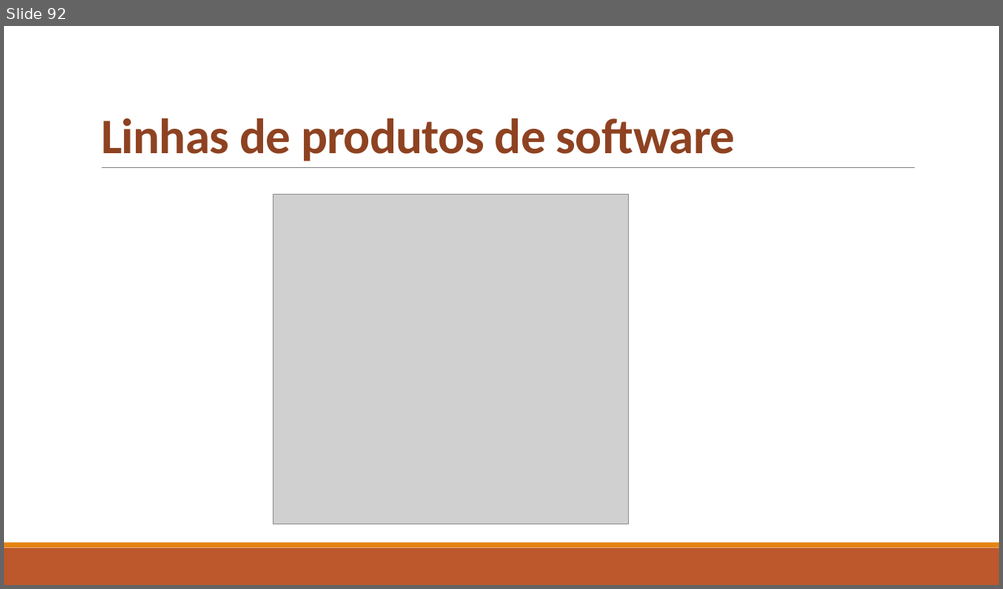
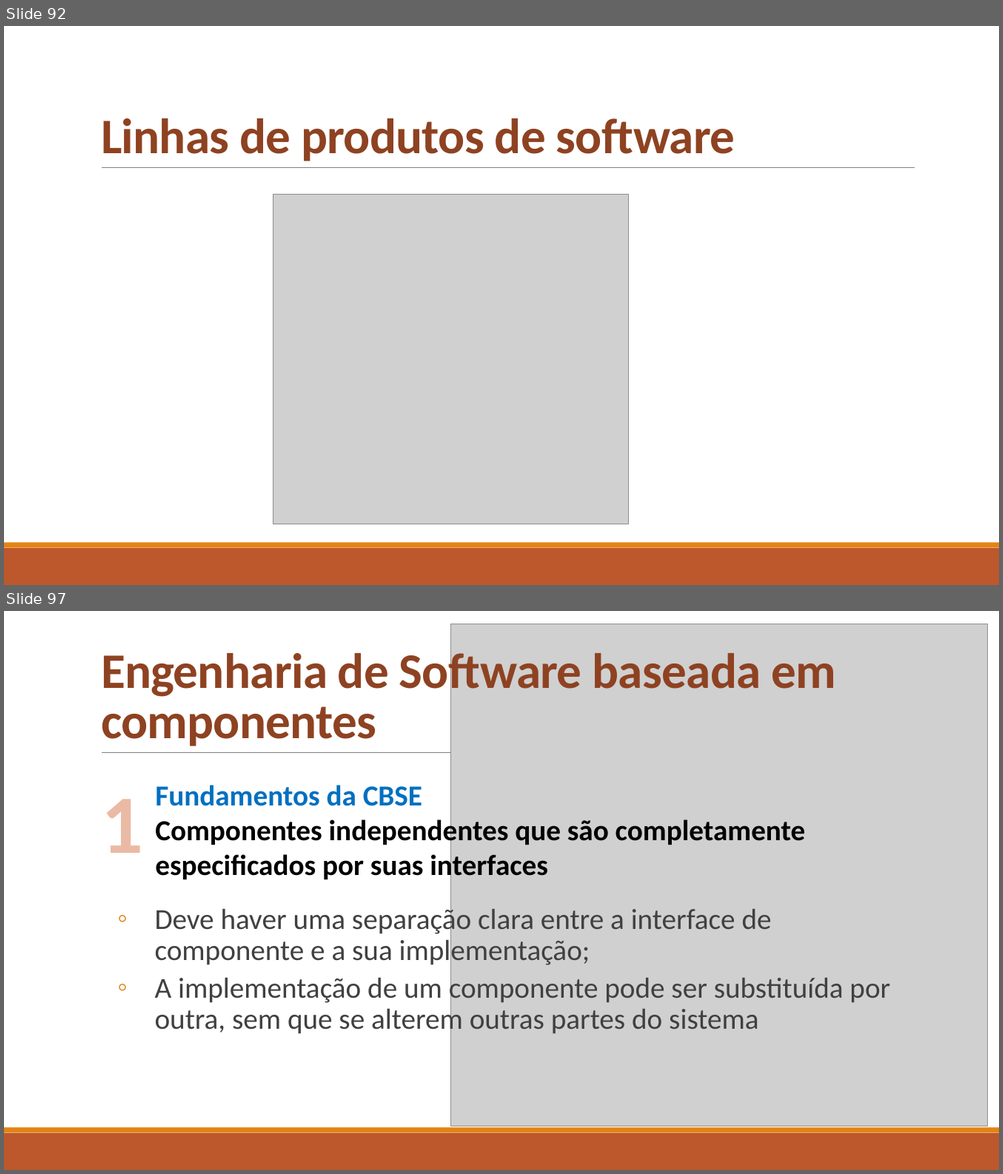
Before and after one commit to celsofurtado/reuso, a slide deck: Reuso de Software e Componentes.pptx. Shown one above the other, each under a label of ours: slide 92 before the commit, slides 92 and 97 after it; the slides between them are not shown. The pictures are 1003x589 and 1003x1174 pixels, drawn with LibreOffice and Linux fonts; fonts in the diff are those of the drawing; grey boxes stand for pictures. Boxes give left, top, right and bottom in pixels: in the first picture for what was removed or moved away, otherwise in the second. Text is boxed around its words. In the diff, an @@ line names an element or a change of style, - is before the commit and + after.

```diff
--- a/Reuso de Software e Componentes.pptx
+++ b/Reuso de Software e Componentes.pptx
@@ slide 97 added at (4, 611, 999, 1170), background #FFFFFF; not listed: 3 template elements that a slide beside it also shows @@
@@ picture added at (451, 624, 987, 1127) @@
@@ title added at (101, 647, 836, 746), 48 pt, text #8E4221, bold @@
+Engenharia de Software baseada em componentes
@@ text added at (155, 785, 805, 883), 28 pt, text #000000, bold @@
+Fundamentos da CBSE
+Componentes independentes que são completamente especificados por suas interfaces
@@ text added at (101, 799, 143, 853), 80 pt, text #EABAA5, bold @@
+1
@@ text added at (155, 905, 890, 1037), 28 pt, text #404040 @@
+  ◦ Deve haver uma separação clara entre a interface de componente e a sua implementação;
+  ◦ A implementação de um componente pode ser substituída por outra, sem que se alterem outras partes do sistema
```
Also in this commit, not shown: 11 other slides added.
